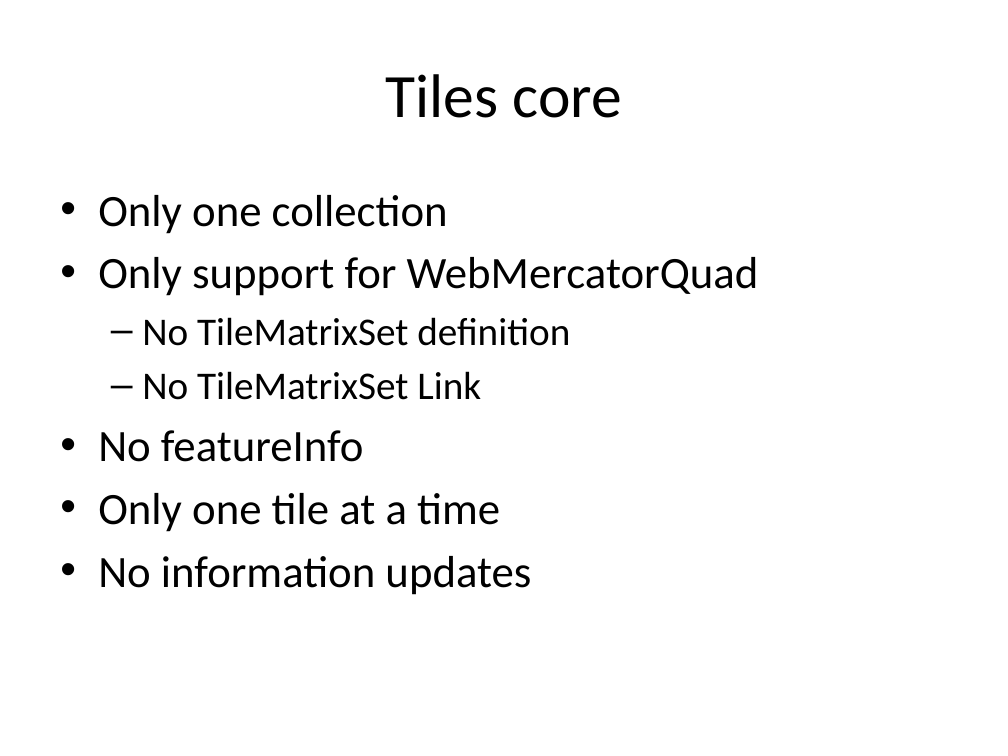
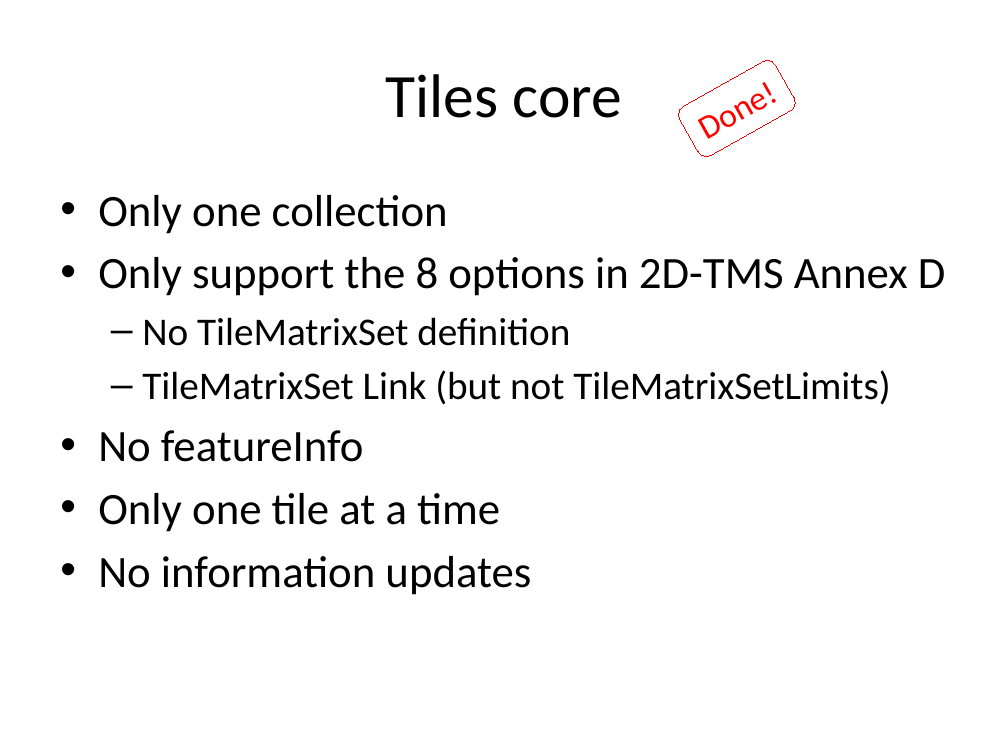
Before and after one commit to opengeospatial/ogcapi-maps, a slide deck: slide 2 of standard/images/diagrams.pptx. Drawn at 1008x756 pixels with LibreOffice and Linux fonts; fonts in the diff are those of the drawing. Boxes give left, top, right and bottom in pixels: in the first picture for what was removed or moved away, otherwise in the second. Text is boxed around its words. In the diff, an @@ line names an element or a change of style, - is before the commit and + after.

Commit message:
Progress in tile core definition

```diff
--- a/standard/images/diagrams.pptx
+++ b/standard/images/diagrams.pptx
@@ rounded rectangle added at <box>675,57,798,160</box>, outline #FF0000 0.75 pt, 24 pt, text #FF0000 @@
+Done!
@@ text at <box>98,257,946,296</box>: text changed @@
-• Only support for WebMercatorQuad
+• Only support the 8 options in 2D-TMS Annex D
@@ text at <box>142,370,890,405</box>: text changed @@
-  – No TileMatrixSet Link
+  – TileMatrixSet Link (but not TileMatrixSetLimits)
```
Also in this commit, not shown: 2 other slides changed, 13 other files.
